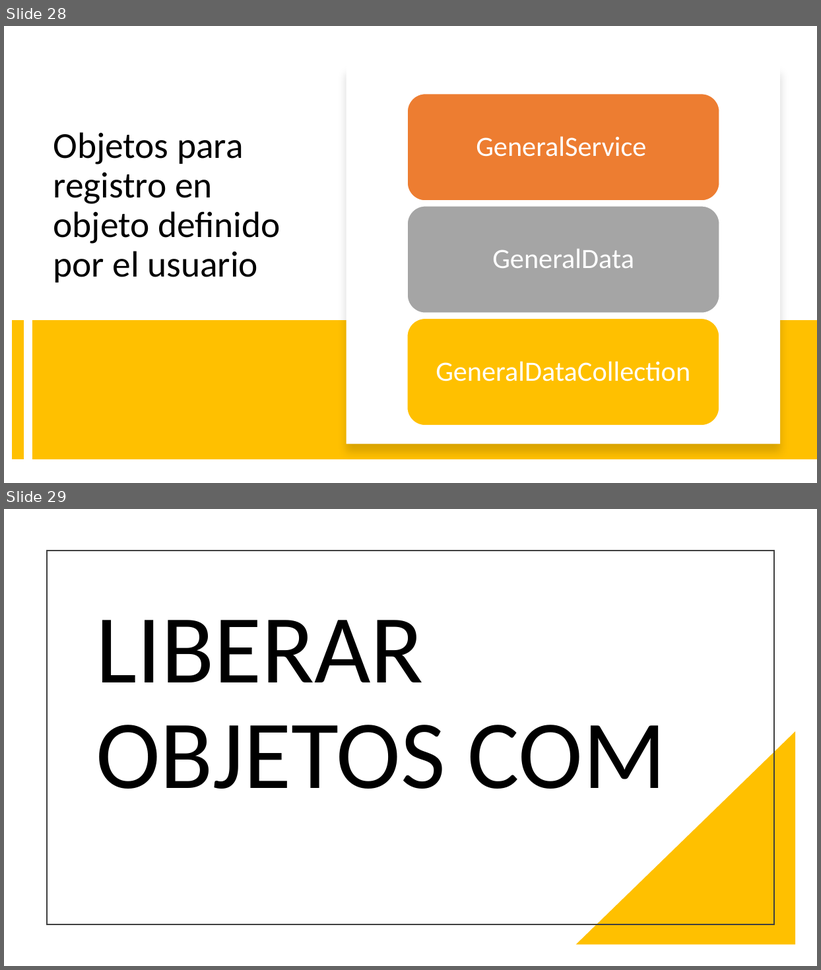
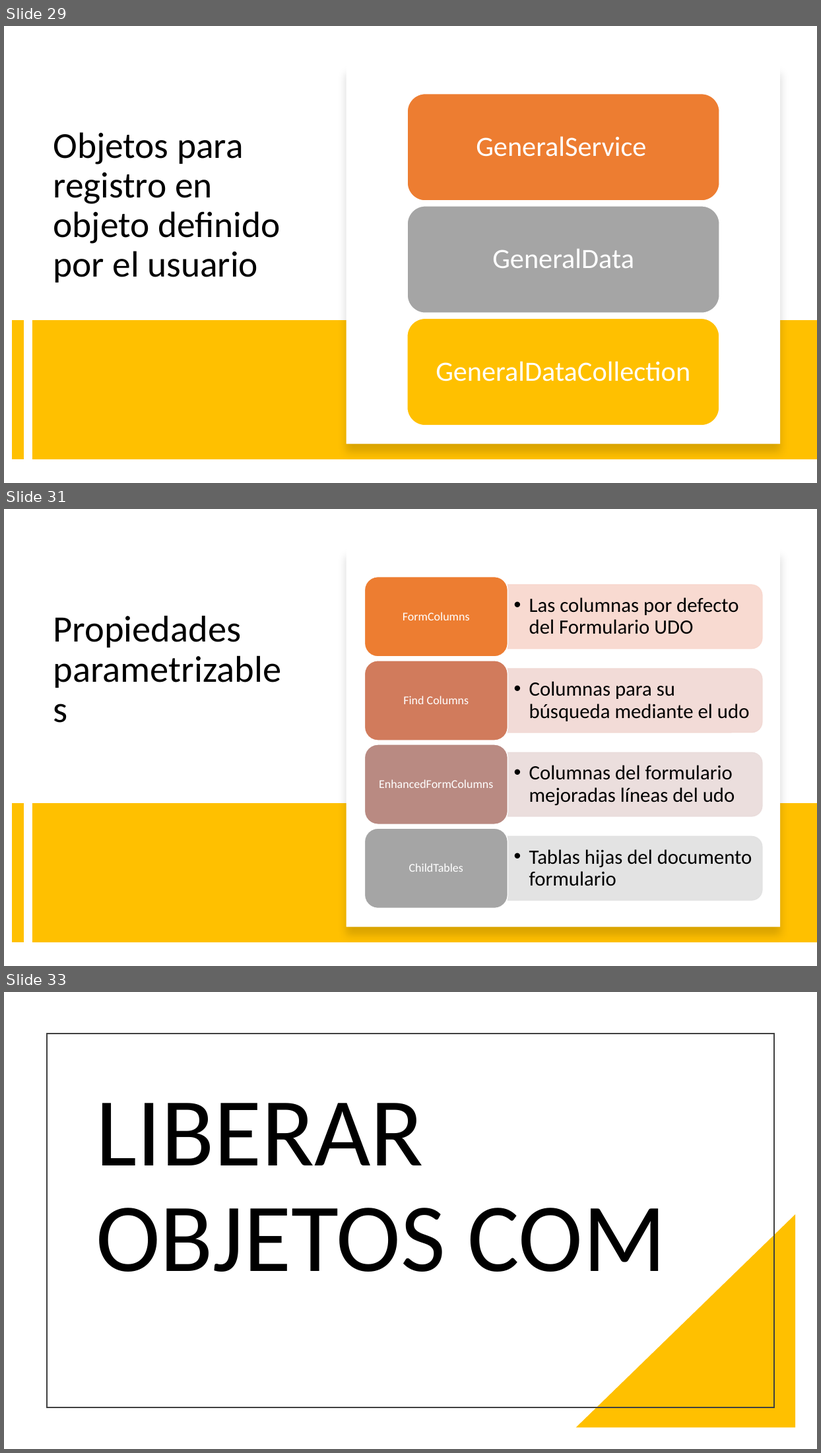
Before and after one commit to onesolutionsGT/CAPACITACION-DIDELCO, a slide deck: POWERPOINT/SBO_DIAPI.pptx. Shown one above the other, each under a label of ours: slides 28 and 29 before the commit, slides 29, 31 and 33 after it; the slides between them are not shown. The pictures are 821x970 and 821x1453 pixels, drawn with LibreOffice and Linux fonts; fonts in the diff are those of the drawing. Boxes give left, top, right and bottom in pixels: in the first picture for what was removed or moved away, otherwise in the second. Text is boxed around its words. In the diff, an @@ line names an element or a change of style, - is before the commit and + after.

```diff
--- a/POWERPOINT/SBO_DIAPI.pptx
+++ b/POWERPOINT/SBO_DIAPI.pptx
@@ slide 31 added at box(4, 509, 817, 966), background #FFFFFF @@
@@ rectangle added at box(346, 548, 780, 927), fill #FFFFFF @@
@@ title added at box(53, 615, 241, 648), 44 pt, text #000000 @@
+Propiedades parametrizables
@@ line added from (18, 803) to (18, 943), #FFC000 14 pt @@
@@ rectangle added at box(32, 803, 817, 943), fill #FFC000 @@
@@ group added at box(364, 577, 762, 908): 8 texts, 4 round same rects, 4 rounded rectangles @@
+  • Las columnas por defecto del Formulario UDO
+FormColumns
+  • Columnas para su búsqueda mediante el udo
+Find Columns
+  • Columnas del formulario mejoradas líneas del udo
+EnhancedFormColumns
+  • Tablas hijas del documento formulario
+ChildTables
@@ what was slide 28 is now slide 29 @@
@@ what was slide 29 is now slide 33 @@
```
Also in this commit, not shown: 3 slides changed, 3 other slides added, 7 other files.
